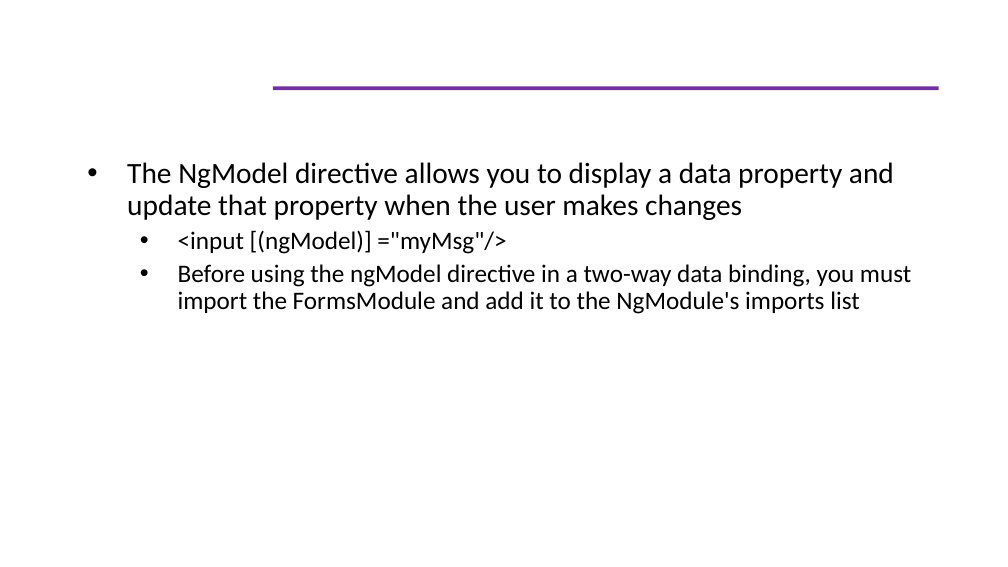
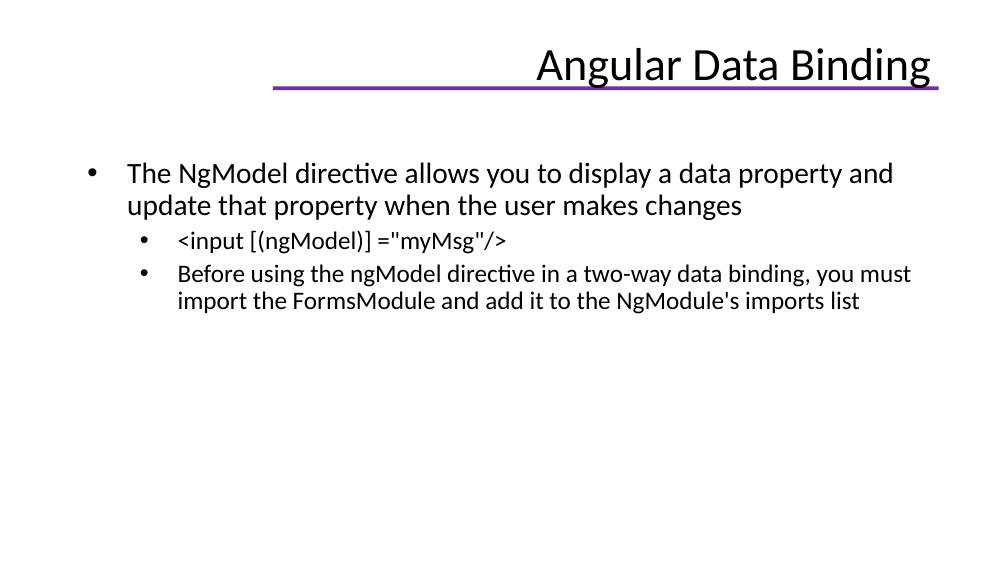
Before and after one commit to helenhash/angular-training, a slide deck: slide 41 of docs/Angular Training.pptx. Drawn at 1008x567 pixels with LibreOffice and Linux fonts; fonts in the diff are those of the drawing; background and template pictures are left out. Boxes give left, top, right and bottom in pixels: in the first picture for what was removed or moved away, otherwise in the second. Text is boxed around its words. In the diff, an @@ line names an element or a change of style, - is before the commit and + after.

```diff
--- a/docs/Angular Training.pptx
+++ b/docs/Angular Training.pptx
@@ title added at [536, 48, 931, 90], 33 pt, text #000000 @@
+Angular Data Binding
```
Also in this commit, not shown: 1 other slide changed, 3 slides added, 8 other files.
